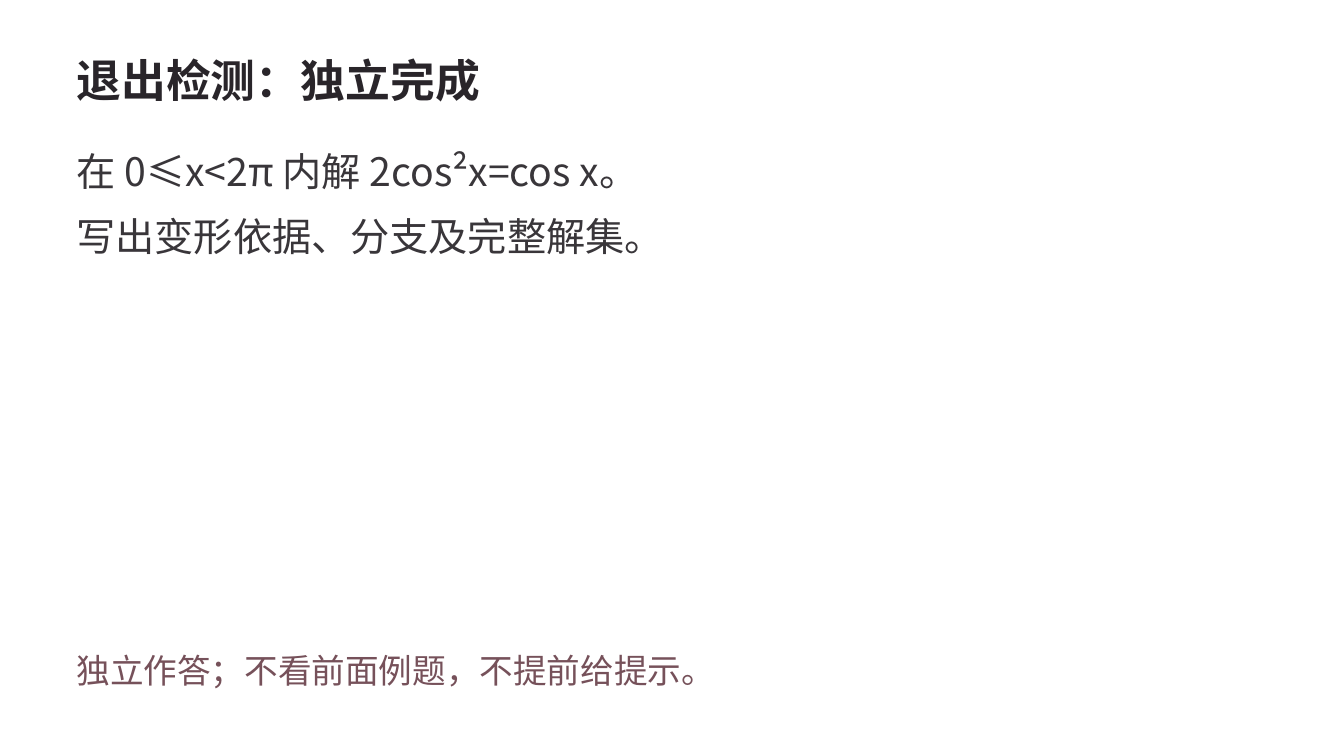
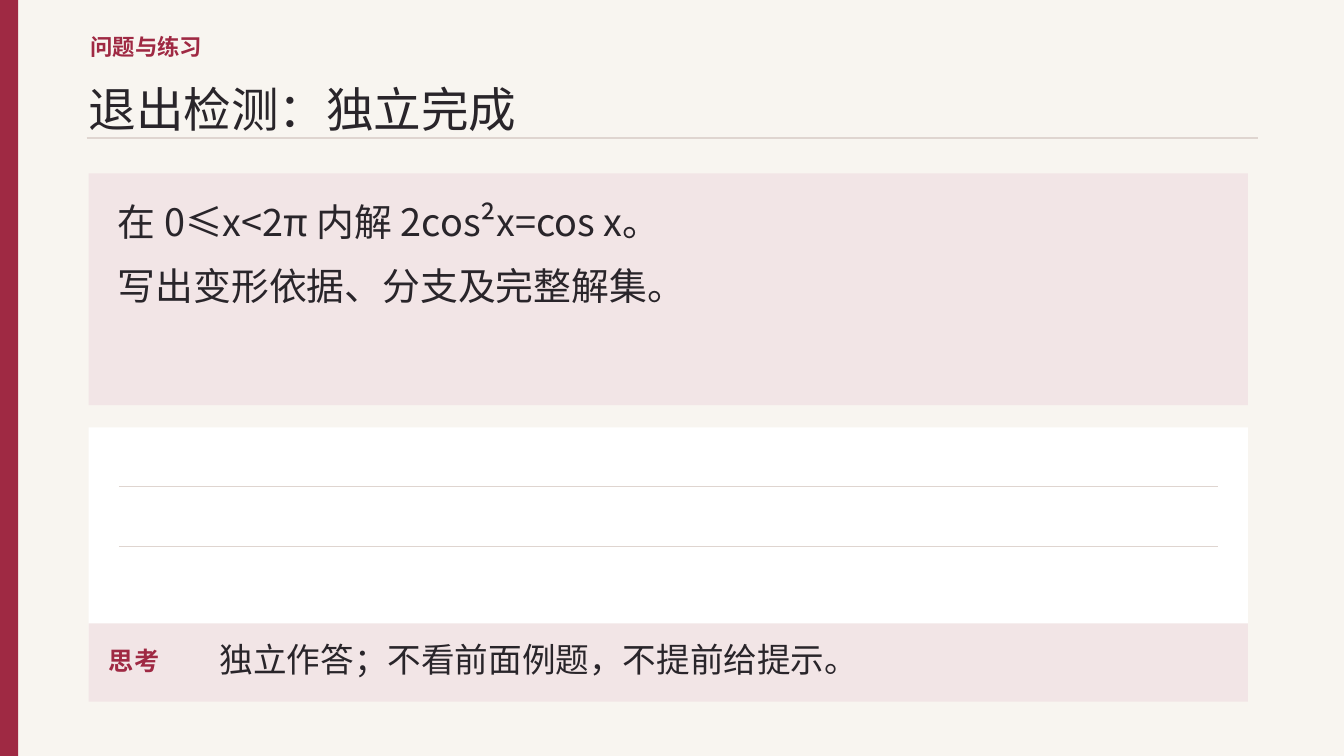
Before and after one commit to jrhhhh/math-homework-agent, a slide deck: slide 19 of lesson-materials-builder/assets/examples/trigonometric/lesson.pptx. Drawn at 1344x756 pixels with LibreOffice and Linux fonts; fonts in the diff are those of the drawing. Boxes give left, top, right and bottom in pixels: in the first picture for what was removed or moved away, otherwise in the second. Text is boxed around its words. In the diff, an @@ line names an element or a change of style, - is before the commit and + after.

```diff
--- a/lesson-materials-builder/assets/examples/trigonometric/lesson.pptx
+++ b/lesson-materials-builder/assets/examples/trigonometric/lesson.pptx
@@ background #FFFFFF to #F8F5F0 @@
@@ rectangle added at (0, 0, 18, 756), fill #9F2943 @@
@@ text added at (91, 36, 203, 57), 16 pt, text #9F2943, bold @@
+问题与练习
@@ text "退出检测：独立完成": place and size @@
-text "退出检测：独立完成" at (77, 58, 480, 102)
+text "退出检测：独立完成" at (89, 86, 517, 131)
@@ text "退出检测：独立完成" at (89, 86, 517, 131): size 32 to 34 pt, bold off; line spacing 1 to 45.9pt; more space between paragraphs; vertical alignment middle to top @@
@@ line added from (87, 138) to (1258, 138), #DFD5D0 1.2 pt @@
@@ rectangle added at (89, 173, 1248, 405), fill #F2E5E6 @@
@@ text "在 0≤x<2π 内解 2cos²x=cos x。": place and size @@
-text "在 0≤x<2π 内解 2cos²x=cos x。" at (77, 151, 664, 254)
+text "在 0≤x<2π 内解 2cos²x=cos x。" at (118, 202, 685, 303)
@@ text "在 0≤x<2π 内解 2cos²x=cos x。" at (118, 202, 685, 303): size 28 to 27 pt, text colour #39363A to #29252A; line spacing 36.4pt to 36.5pt; less space between paragraphs @@
@@ rectangle added at (89, 427, 1248, 670), fill #FFFFFF @@
@@ line added from (119, 487) to (1218, 487), #DFD5D0 0.5 pt @@
@@ line added from (119, 546) to (1218, 546), #DFD5D0 0.5 pt @@
@@ rectangle added at (89, 623, 1248, 702), fill #F2E5E6 @@
@@ text added at (109, 648, 159, 672), 18 pt, text #9F2943, bold @@
+思考
@@ text "独立作答；不看前面例题，不提前给提示。": place and size @@
-text "独立作答；不看前面例题，不提前给提示。" at (77, 654, 715, 688)
+text "独立作答；不看前面例题，不提前给提示。" at (220, 643, 858, 677)
@@ text "独立作答；不看前面例题，不提前给提示。" at (220, 643, 858, 677): text colour #76515A to #29252A; line spacing 33.8pt to 32.4pt; more space between paragraphs; vertical alignment middle to top @@
```
Also in this commit, not shown: 20 other slides changed, 24 other files.
